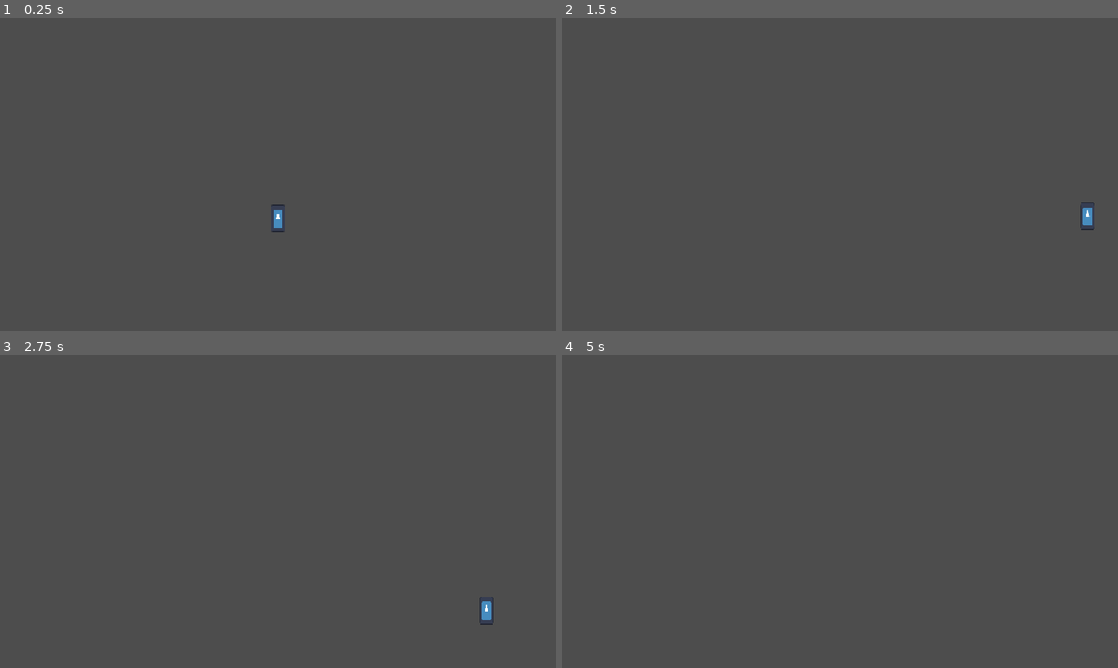
Above: before the commit, frames 1-4 (two rows, left to right).
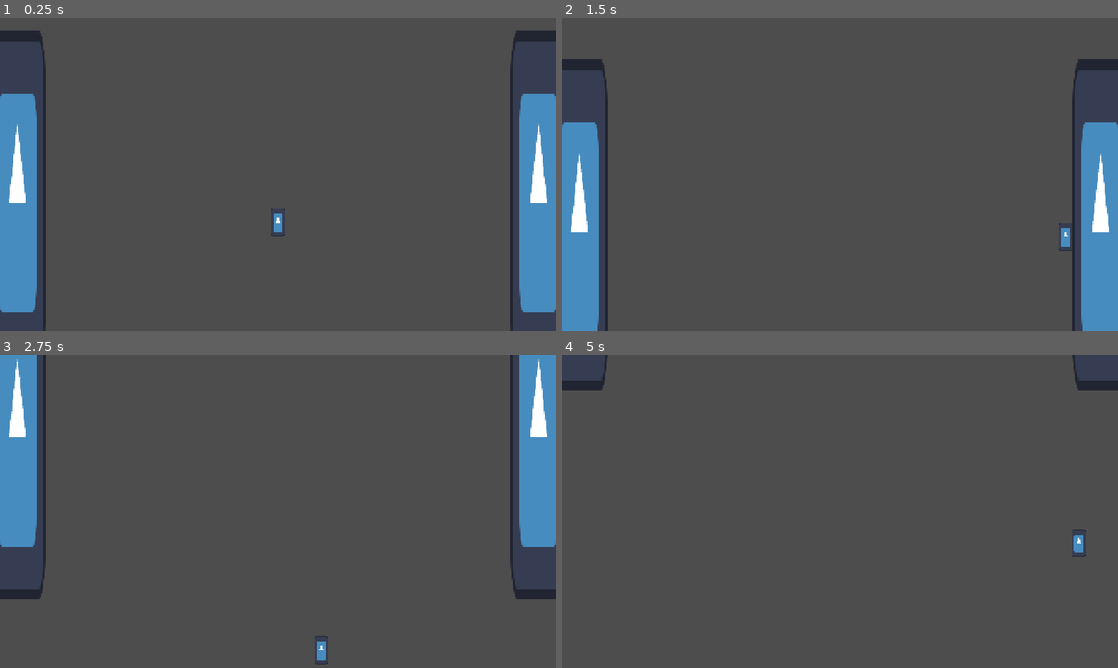
Above: after the commit, the same moments.

Repository: Rubicsoft/Project-Pair
Game: Godot game, scene res://Scene/Prototype_Scene/starter_scene.tscn
Same seed, same stepped clock (60 frames per second), same inputs: the game is played once before the commit and once after it. The engine's default icon, where the game draws it, is replaced by a stand-in: a white triangle on a blue panel in a dark square.
Inputs:
- Up to frame 1 (0.25 s): no input
- Up to frame 2 (1.5 s): tap Enter (ui_accept) at 0.5, 0.77 s; hold D (move_right) from 0.53 s (still down)
- Up to frame 3 (2.75 s): tap Enter (ui_accept) at 1.52 s; release D (move_right) at 2.03 s; hold A (move_left) from 2.03 s (still down)
- Up to frame 4 (5 s): release A (move_left) at 2.78 s; hold D (move_right) 2.78-4.28 s; tap Enter (ui_accept) at 3.02, 3.77, 4.52 s; hold A (move_left) from 4.28 s (still down)

The runs differ from the first frame. In frame 1, 11% of the frame differs, in the area x 0-100%, y 4-100%; in frame 2, 10%; in frame 3, 9.5%; in frame 4, 0.6%.

Commit message:
Holepit Update
menyesuaikaan ukuran

Diff:
--- a/Features/HolePit/hole_pit.tscn
+++ b/Features/HolePit/hole_pit.tscn
@@ -7,16 +7,16 @@
 size = Vector2(64, 384)
 
 [sub_resource type="RectangleShape2D" id="RectangleShape2D_twuhu"]
-size = Vector2(1064, 20)
+size = Vector2(664, 20)
 
 [sub_resource type="RectangleShape2D" id="RectangleShape2D_3uqjm"]
-size = Vector2(1064, 20)
+size = Vector2(664, 20)
 
 [node name="HolePit" type="Node2D" unique_id=329477807]
 script = ExtResource("1_cdeia")
 
 [node name="LeftWall" type="StaticBody2D" parent="." unique_id=351964598]
-position = Vector2(-500, 0)
+position = Vector2(-300, 0)
 
 [node name="Sprite2D" type="Sprite2D" parent="LeftWall" unique_id=1104872523]
 scale = Vector2(0.5, 3)
@@ -26,7 +26,7 @@
 shape = SubResource("RectangleShape2D_cdeia")
 
 [node name="RightWall" type="StaticBody2D" parent="." unique_id=1779270608]
-position = Vector2(500, 0)
+position = Vector2(300, 0)
 
 [node name="Sprite2D" type="Sprite2D" parent="RightWall" unique_id=1404708614]
 scale = Vector2(0.5, 3)
--- a/Features/Player/Player.tscn
+++ b/Features/Player/Player.tscn
@@ -8,7 +8,6 @@
 
 [node name="Player" type="CharacterBody2D" unique_id=1150004504]
 script = ExtResource("1_imb0g")
-gravity_strength = 0.75
 
 [node name="Sprite2D" type="Sprite2D" parent="." unique_id=1447432991]
 scale = Vector2(0.125, 0.25)
